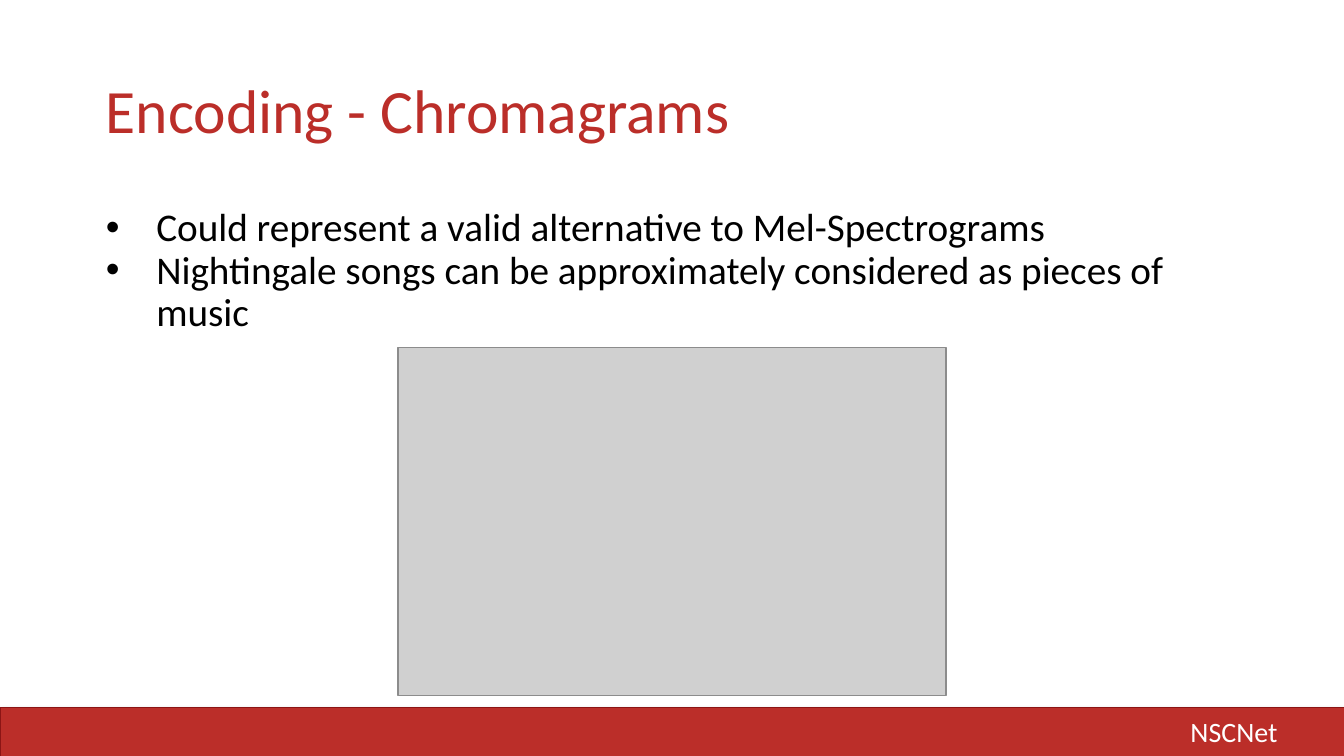
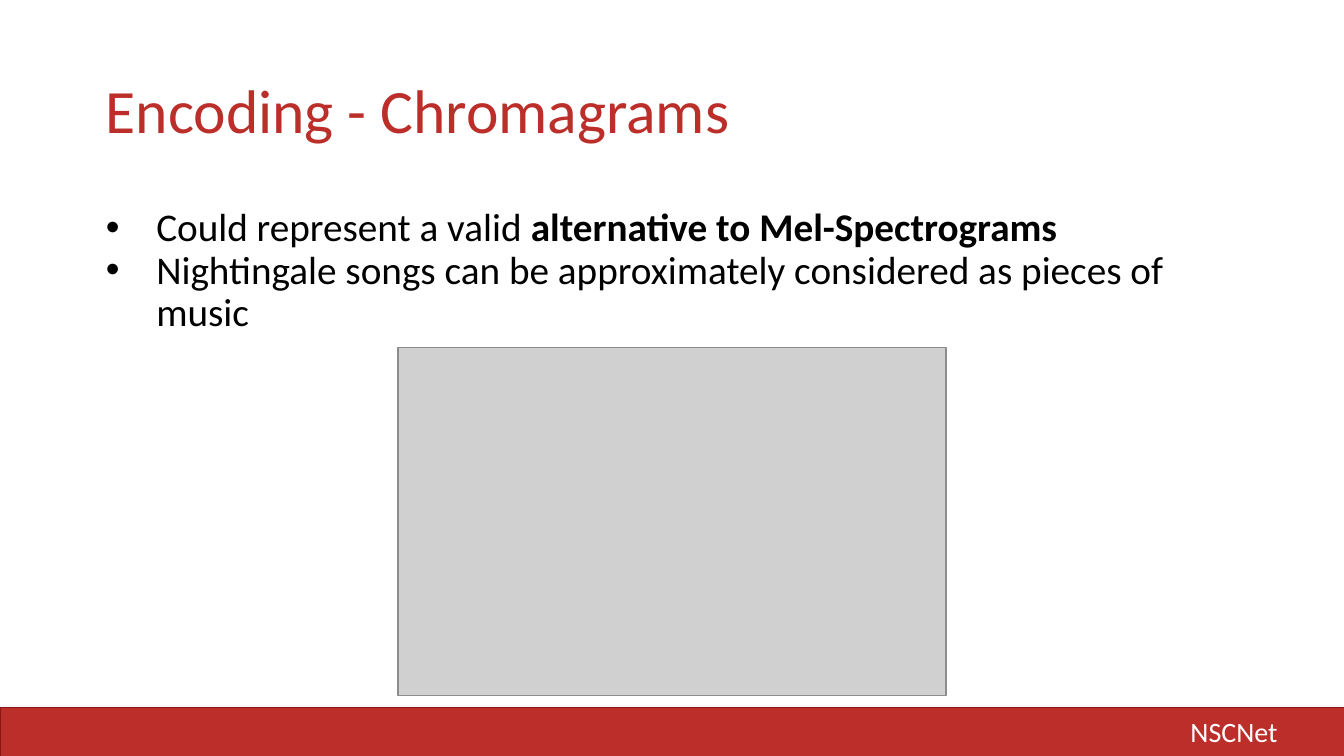
Before and after one commit to LIA-UniBo/NSCNet, a slide deck: slide 11 of docs/AII - Project Slides.pptx. Drawn at 1344x756 pixels with LibreOffice and Linux fonts; fonts in the diff are those of the drawing; grey boxes stand for pictures. Boxes give left, top, right and bottom in pixels: in the first picture for what was removed or moved away, otherwise in the second. Text is boxed around its words. In the diff, an @@ line names an element or a change of style, - is before the commit and + after.

```diff
--- a/docs/AII - Project Slides.pptx
+++ b/docs/AII - Project Slides.pptx
@@ text at bbox=[156, 213, 1057, 248]: bold on in "alternative to Mel-Spectrograms" @@
```
Also in this commit, not shown: 9 other slides changed, 1 slide removed.
